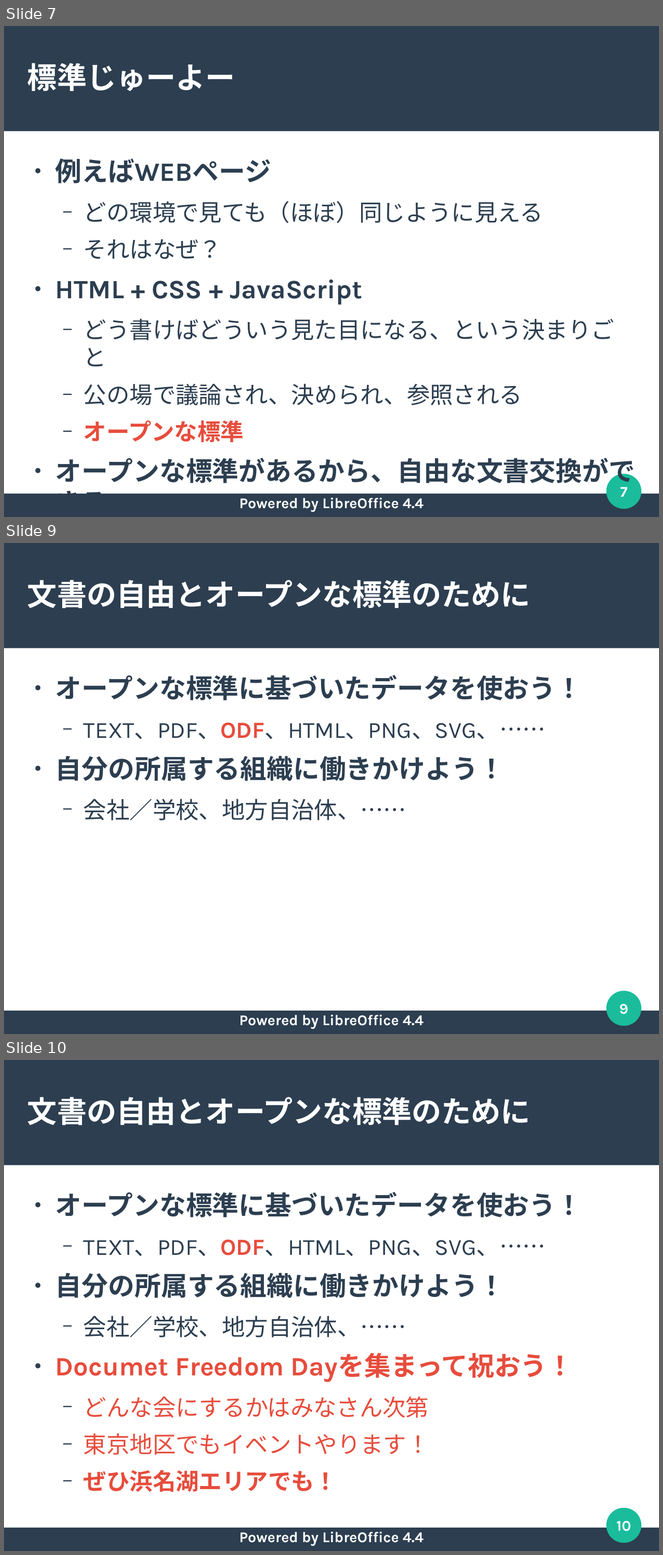
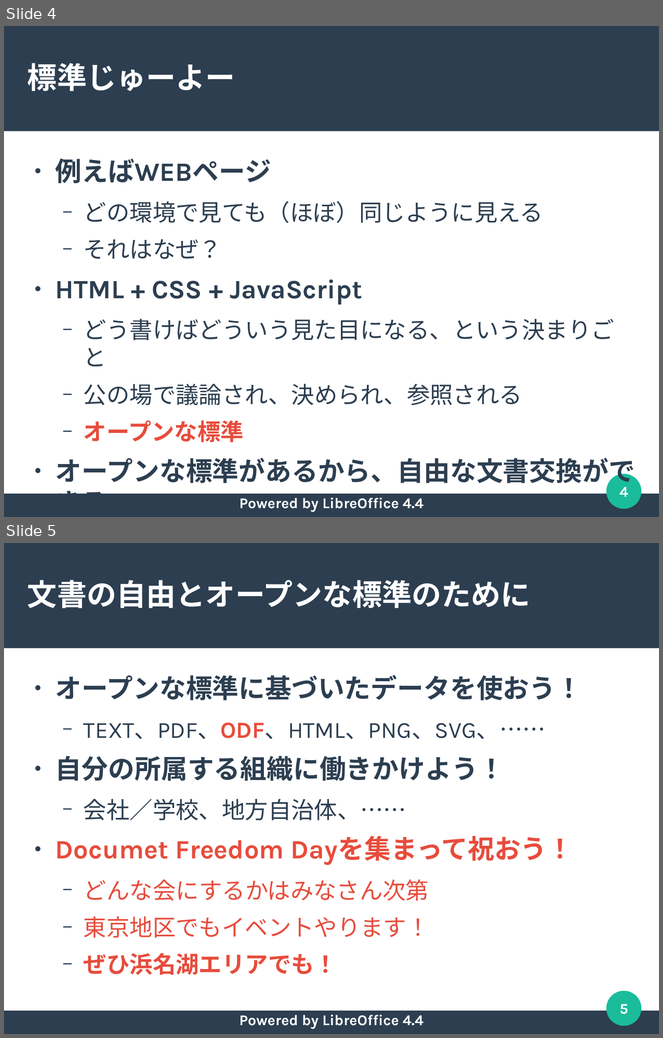
Before and after one commit to naruoga/KantoLibreOffice, a slide deck: others/OSC2015Hamanako-DFD2015.odp. Shown one above the other, each under a label of ours: slides 7, 9 and 10 before the commit, slides 4 and 5 after it; the slides between them are not shown. The pictures are 663x1555 and 663x1038 pixels, drawn with LibreOffice and Linux fonts; fonts in the diff are those of the drawing. Boxes give left, top, right and bottom in pixels: in the first picture for what was removed or moved away, otherwise in the second. Text is boxed around its words. In the diff, an @@ line names an element or a change of style, - is before the commit and + after.

```diff
--- a/others/OSC2015Hamanako-DFD2015.odp
+++ b/others/OSC2015Hamanako-DFD2015.odp
@@ slide 9 removed at bbox=[4, 543, 659, 1034], background #FFFFFF; not listed: 3 template elements that a slide beside it also shows @@
@@ title removed at bbox=[27, 580, 531, 609] @@
-文書の自由とオープンな標準のために
@@ text removed at bbox=[55, 675, 582, 821] @@
-● オープンな標準に基づいたデータを使おう！
-  − TEXT、PDF、ODF、HTML、PNG、SVG、……
-● 自分の所属する組織に働きかけよう！
-  − 会社／学校、地方自治体、……
@@ page number removed at bbox=[620, 1004, 629, 1015] @@
-9
@@ text removed at bbox=[240, 1015, 424, 1029] @@
-Powered by LibreOffice 4.4
@@ what was slide 7 is now slide 4 @@
@@ page number at bbox=[620, 487, 629, 497]: text changed @@
-7
+4
@@ what was slide 10 is now slide 5 @@
@@ page number at bbox=[620, 1004, 629, 1015]: text changed @@
-10
+5
```
Also in this commit, not shown: 2 slides changed, 4 other slides removed.
